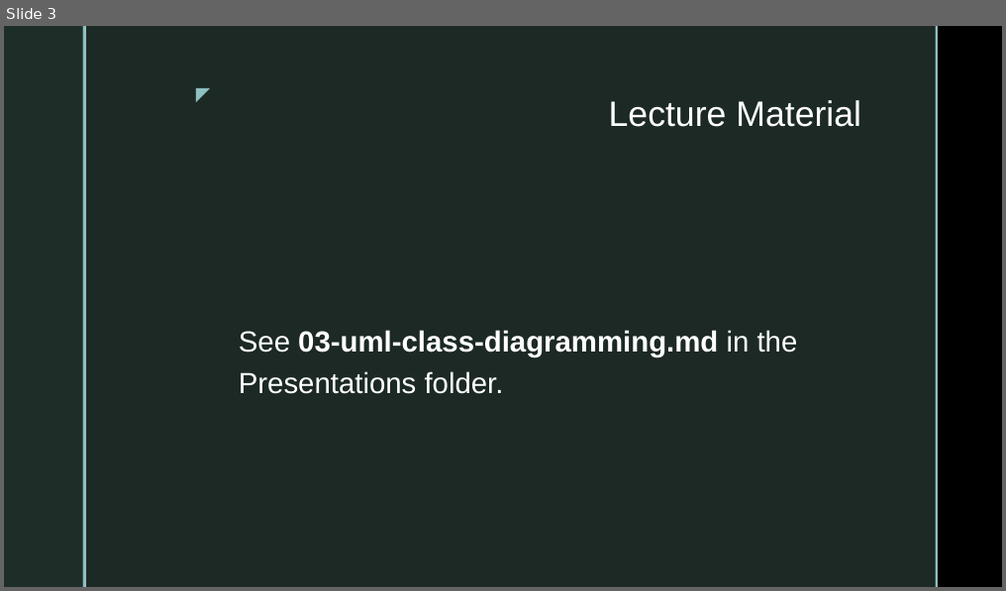
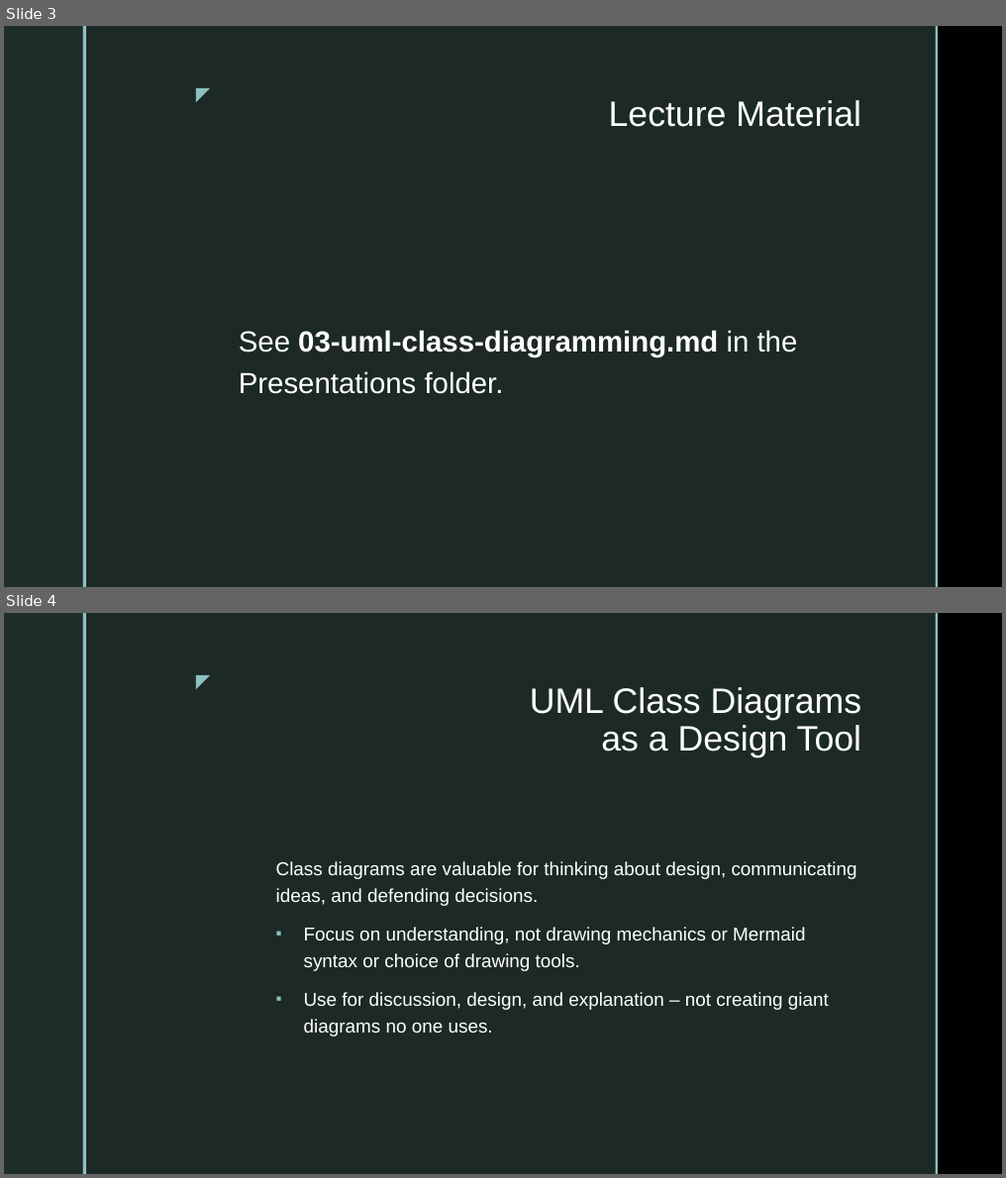
Before and after one commit to jeff-adkisson/swe-4743-spring-2026-oo-design, a slide deck: presentations/03-uml-class-diagramming.pptx. Shown one above the other, each under a label of ours: slide 3 before the commit, slides 3 and 4 after it. The pictures are 1006x591 and 1006x1178 pixels, drawn with LibreOffice and Linux fonts; fonts in the diff are those of the drawing; background and template pictures are left out. Boxes give left, top, right and bottom in pixels: in the first picture for what was removed or moved away, otherwise in the second. Text is boxed around its words. In the diff, an @@ line names an element or a change of style, - is before the commit and + after.

```diff
--- a/presentations/03-uml-class-diagramming.pptx
+++ b/presentations/03-uml-class-diagramming.pptx
@@ slide 4 added at [4, 613, 1002, 1174], background picture (left out); not listed: 5 template elements that a slide beside it also shows @@
@@ title added at [530, 687, 862, 759], 34 pt, text #FFFFFF @@
+UML Class Diagrams
+as a Design Tool
@@ text added at [276, 861, 857, 1037], 18 pt, text #FFFFFF @@
+  Class diagrams are valuable for thinking about design, communicating ideas, and defending decisions.
+  ▪ Focus on understanding, not drawing mechanics or Mermaid syntax or choice of drawing tools.
+  ▪ Use for discussion, design, and explanation – not creating giant diagrams no one uses.
```
Also in this commit, not shown: 25 other slides added, 2 other files.
